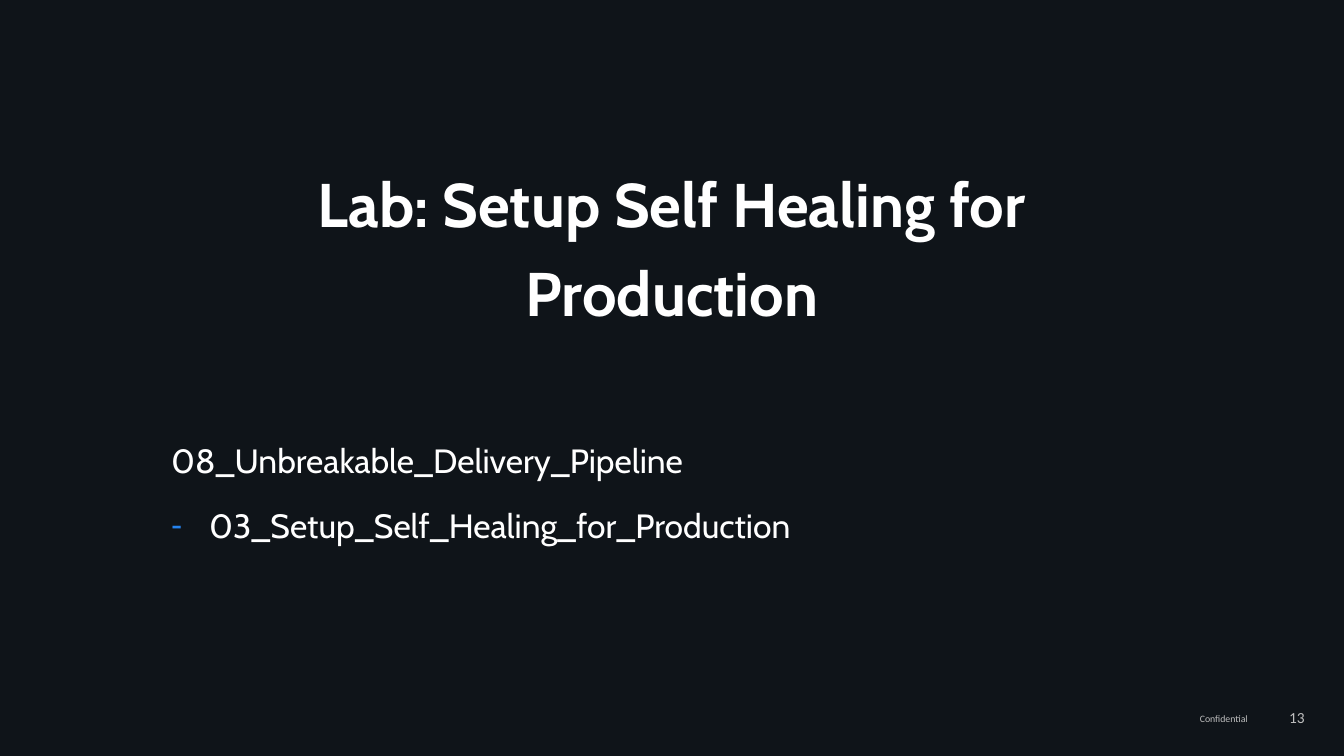
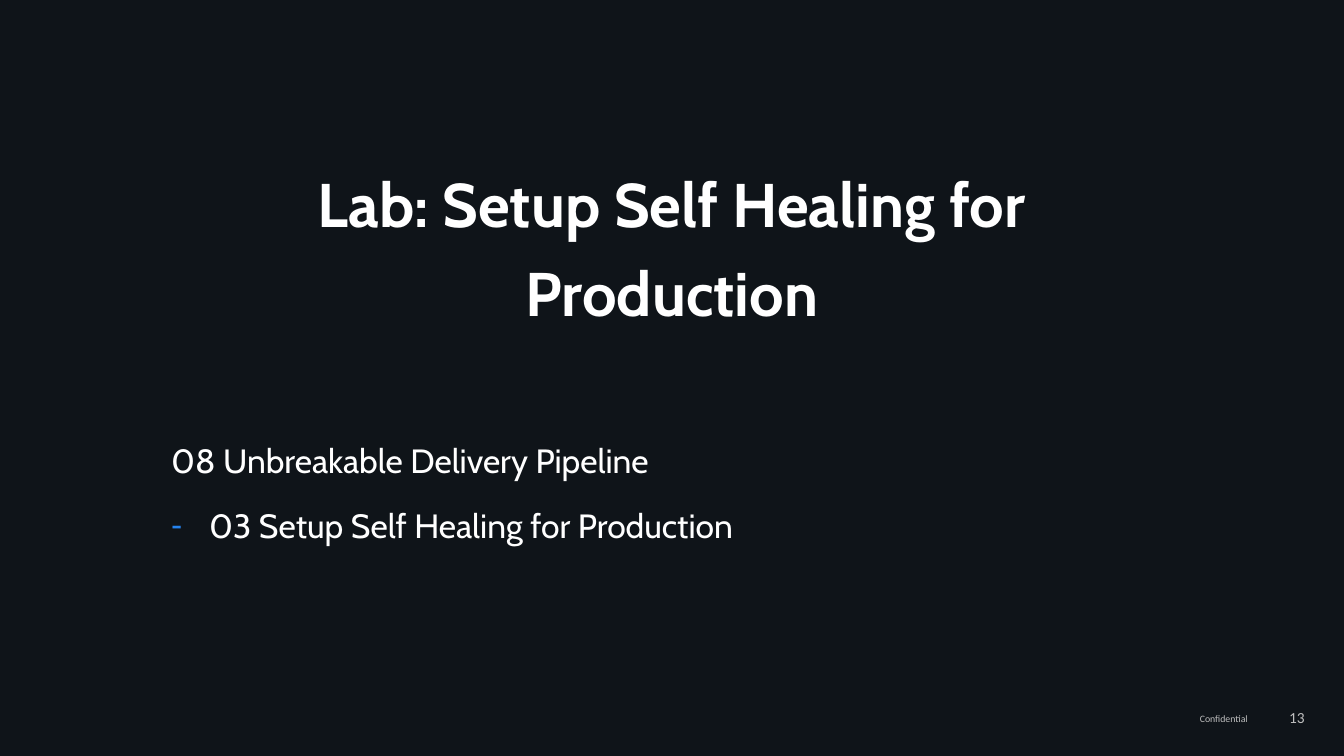
Before and after one commit to thiagobien/ACL, a slide deck: slide 13 of workshop/08_Unbreakable_Delivery_Pipeline/ACMWorkshop_Unbreakable_Delivery_Pipeline.pptx. Drawn at 1344x756 pixels with LibreOffice and Linux fonts; fonts in the diff are those of the drawing; background and template pictures are left out. Boxes give left, top, right and bottom in pixels: in the first picture for what was removed or moved away, otherwise in the second. Text is boxed around its words. In the diff, an @@ line names an element or a change of style, - is before the commit and + after.

```diff
--- a/workshop/08_Unbreakable_Delivery_Pipeline/ACMWorkshop_Unbreakable_Delivery_Pipeline.pptx
+++ b/workshop/08_Unbreakable_Delivery_Pipeline/ACMWorkshop_Unbreakable_Delivery_Pipeline.pptx
@@ text at <box>171,447,733,546</box>: text changed @@
-08_Unbreakable_Delivery_Pipeline
-– 03_Setup_Self_Healing_for_Production
+08 Unbreakable Delivery Pipeline
+– 03 Setup Self Healing for Production
```
Also in this commit, not shown: 6 other slides changed, 2 other files.
